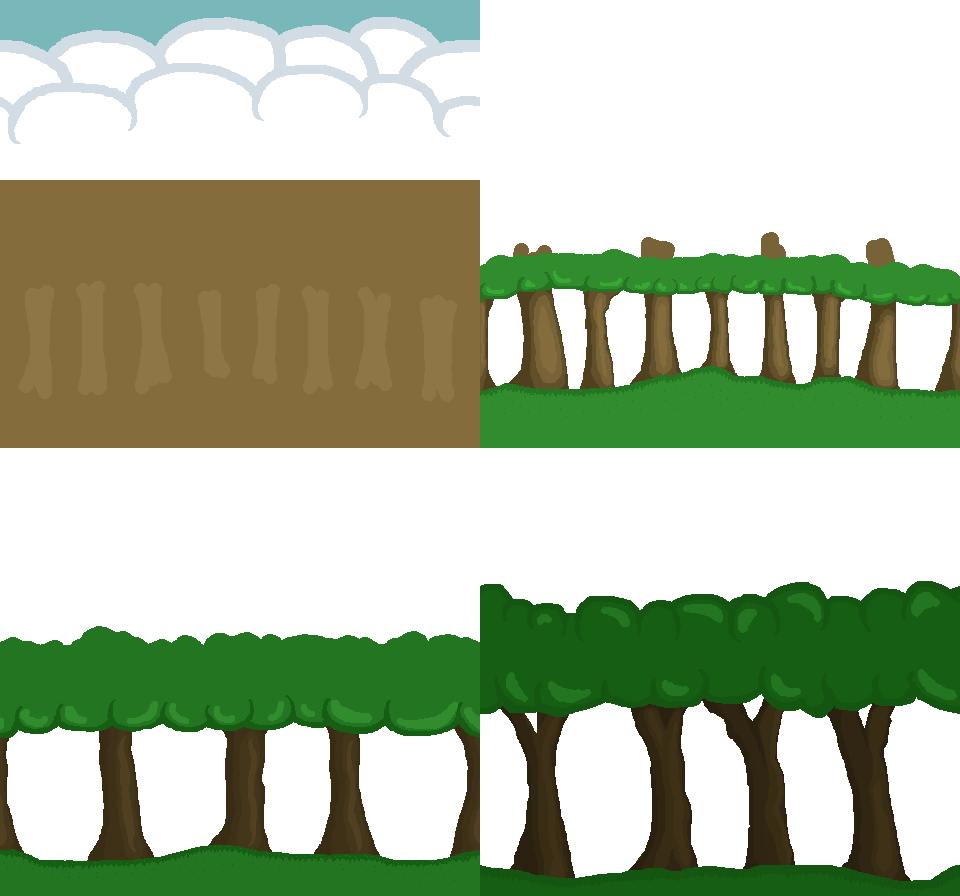
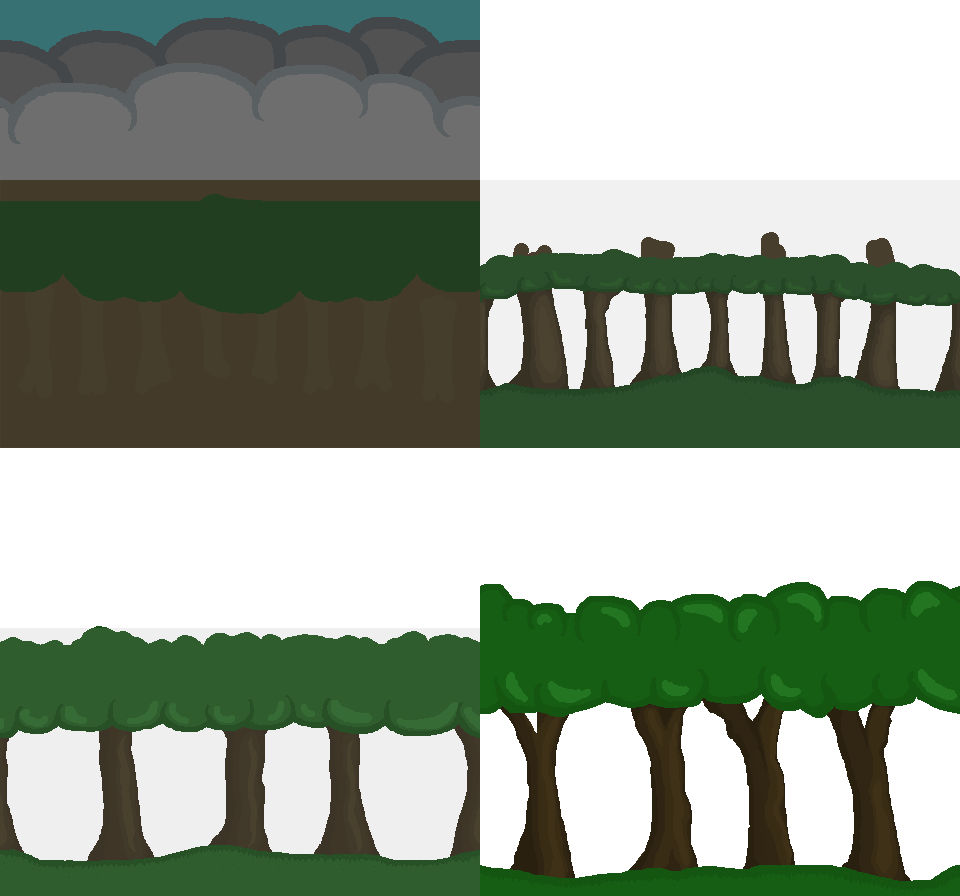
Layers edited between the first and the second 960x896 image:
painted on "background_2" over [0, 626, 480, 896]
painted on "background_1" over [480, 180, 960, 448]
painted on "background_0" over [0, 0, 480, 448]
